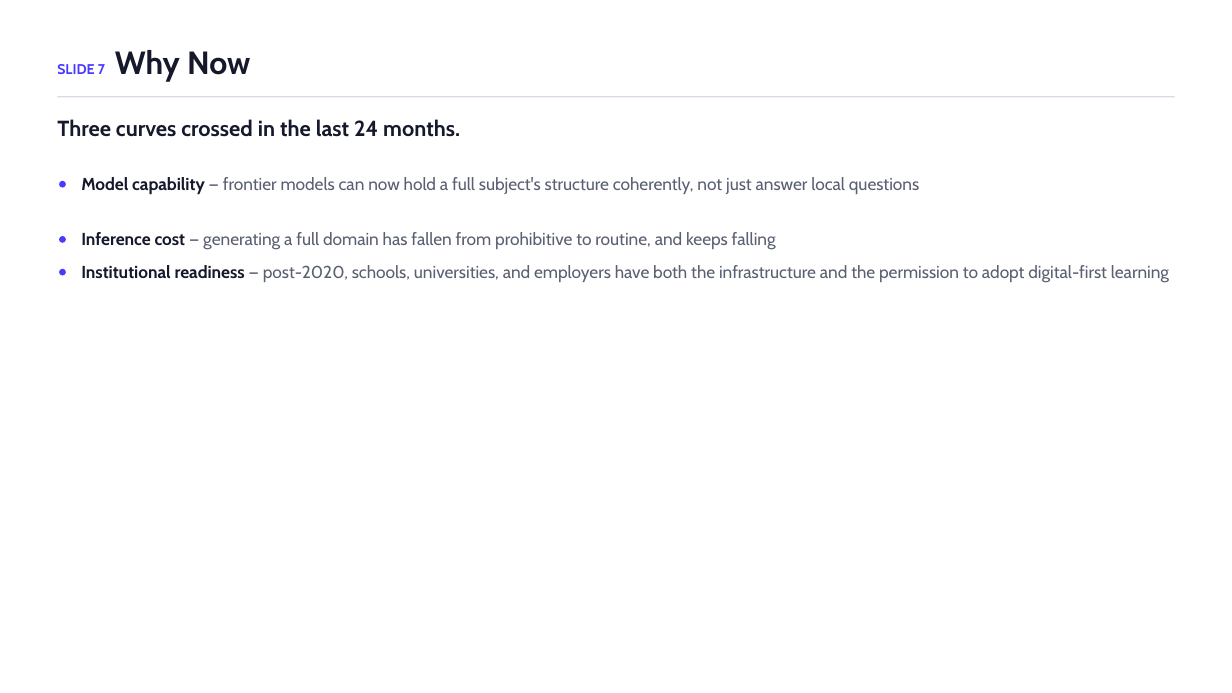
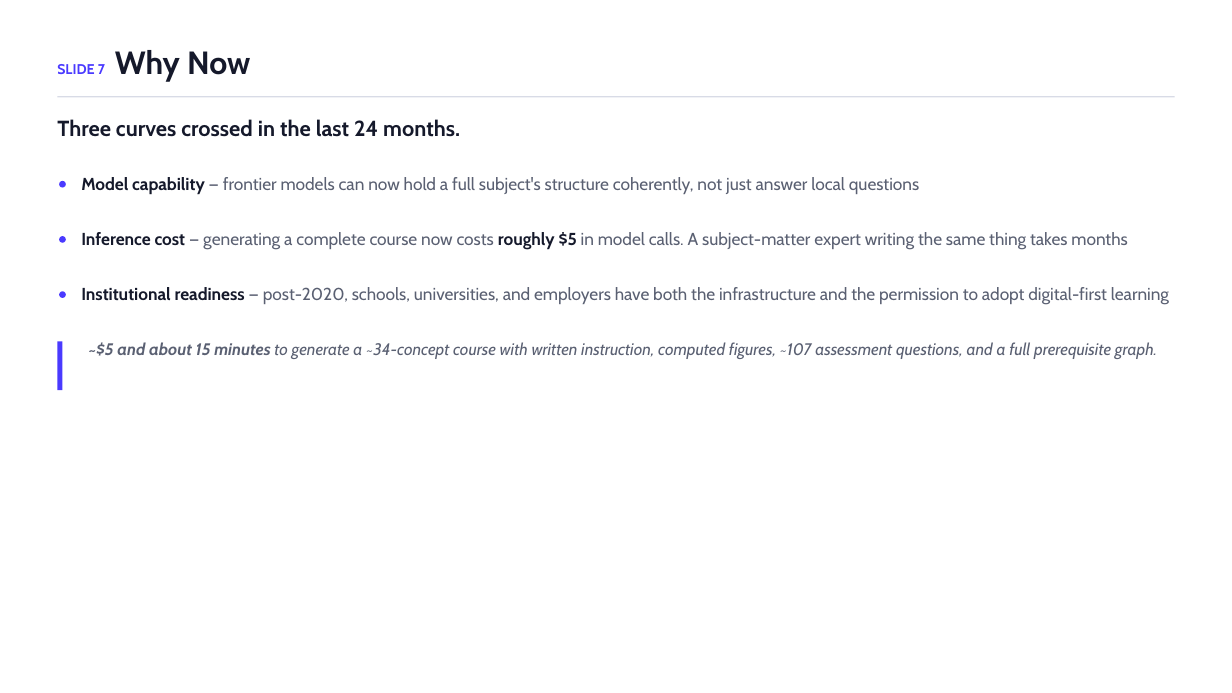
Before and after one commit to ChuckIrvine/qlaudia, a slide deck: slide 9 of pitch_deck/qlaudia_pitch_deck.pptx (slide 8 before the commit). Drawn at 1232x693 pixels with LibreOffice and Linux fonts; fonts in the diff are those of the drawing. Boxes give left, top, right and bottom in pixels: in the first picture for what was removed or moved away, otherwise in the second. Text is boxed around its words. In the diff, an @@ line names an element or a change of style, - is before the commit and + after.

```diff
--- a/pitch_deck/qlaudia_pitch_deck.pptx
+++ b/pitch_deck/qlaudia_pitch_deck.pptx
@@ text at (81,232,1127,250): text changed @@
-Inference cost — generating a full domain has fallen from prohibitive to routine, and keeps falling
+Inference cost — generating a complete course now costs roughly $5 in model calls. A subject-matter expert writing the same thing takes months
@@ ellipse: place and size @@
-ellipse at (59,269,66,275)
+ellipse at (59,291,66,298)
@@ text "Institutional readiness — post-2020, schools, ...": place and size @@
-text "Institutional readiness — post-2020, schools, ..." at (81,265,1169,282)
+text "Institutional readiness — post-2020, schools, ..." at (81,287,1169,305)
@@ rectangle added at (57,341,63,390), fill #4A3AFF @@
@@ text added at (89,342,1157,359), 13 pt, text #5A6072, italic @@
+~$5 and about 15 minutes to generate a ~34-concept course with written instruction, computed figures, ~107 assessment questions, and a full prerequisite graph.
```
Also in this commit, not shown: 5 other slides changed, 5 slides added, 2 slides removed, 2 other files.
